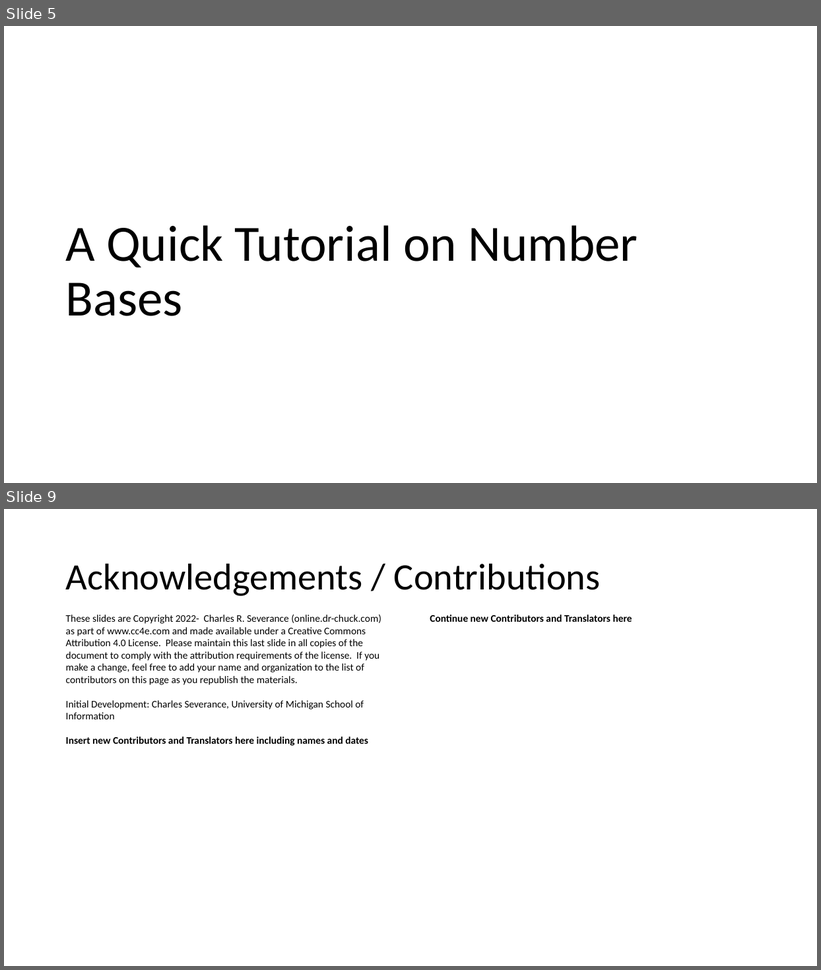
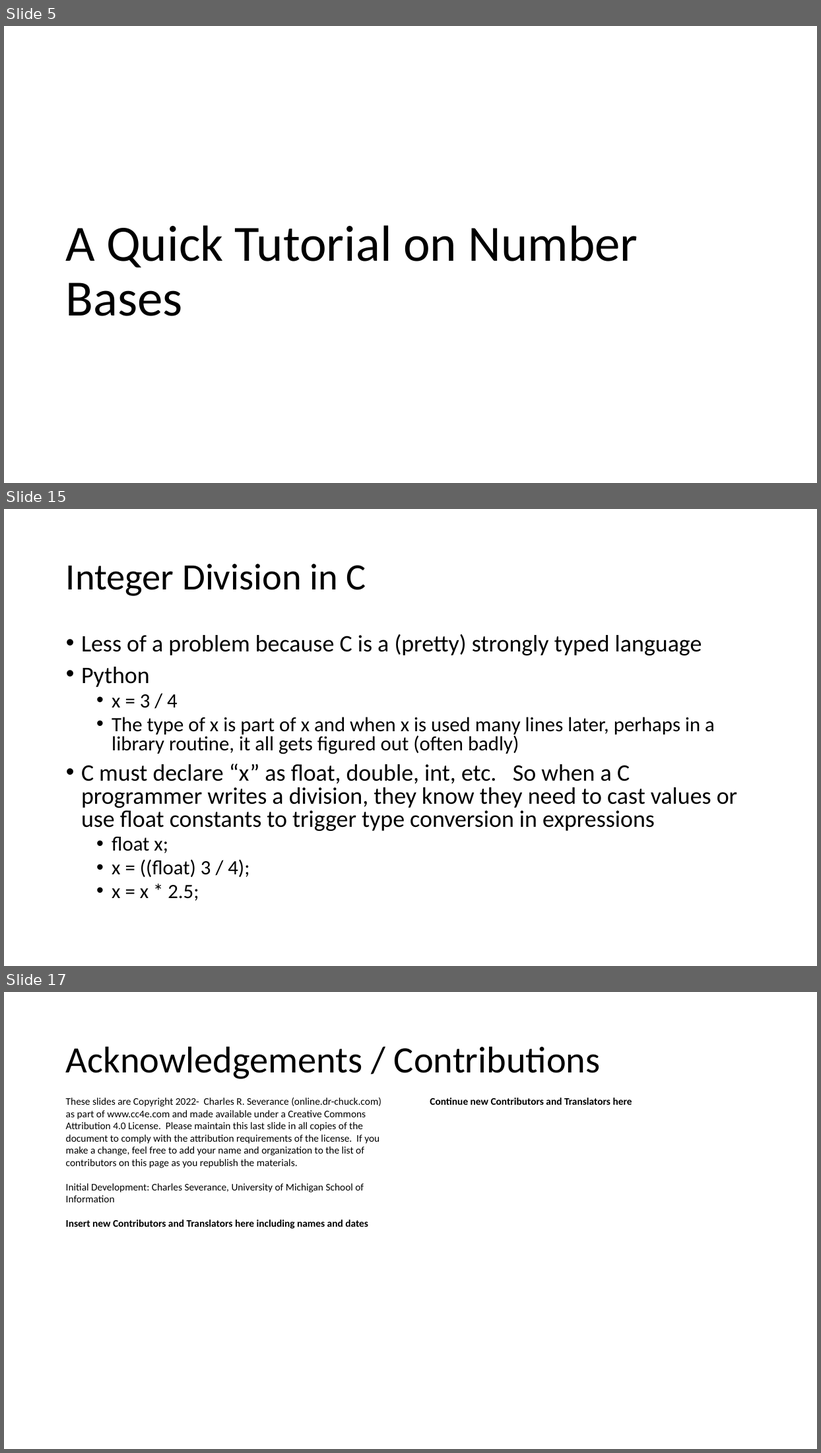
Before and after one commit to csev/cc4e, a slide deck: lectures/KR-2.pptx. Shown one above the other, each under a label of ours: slides 5 and 9 before the commit, slides 5, 15 and 17 after it; the slides between them are not shown. The pictures are 821x970 and 821x1453 pixels, drawn with LibreOffice and Linux fonts; fonts in the diff are those of the drawing. Boxes give left, top, right and bottom in pixels: in the first picture for what was removed or moved away, otherwise in the second. Text is boxed around its words. In the diff, an @@ line names an element or a change of style, - is before the commit and + after.

```diff
--- a/lectures/KR-2.pptx
+++ b/lectures/KR-2.pptx
@@ slide 15 added at [4, 509, 817, 966], background #FFFFFF @@
@@ title added at [66, 564, 366, 596], 44 pt, text #000000 @@
+Integer Division in C
@@ text added at [81, 634, 737, 901], 28 pt, text #000000 @@
+• Less of a problem because C is a (pretty) strongly typed language
+• Python
+  • x = 3 / 4
+  • The type of x is part of x and when x is used many lines later, perhaps in a library routine, it all gets figured out (often badly)
+• C must declare “x” as float, double, int, etc. So when a C programmer writes a division, they know they need to cast values or use float constants to trigger type conversion in expressions
+  • float x;
+  • x = ((float) 3 / 4);
+  • x = x * 2.5;
@@ what was slide 9 is now slide 17 @@
```
Also in this commit, not shown: 2 slides changed, 8 other slides added, 1 slide removed, 1 other file.
